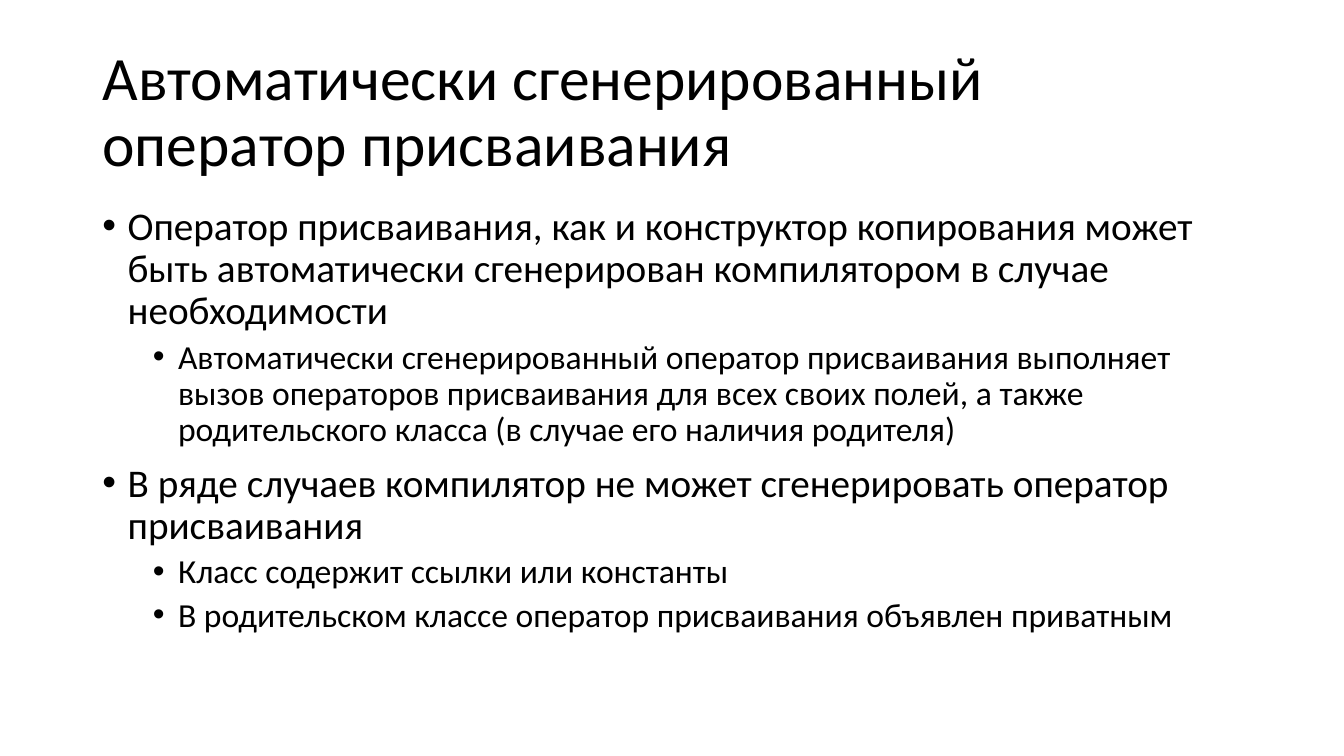
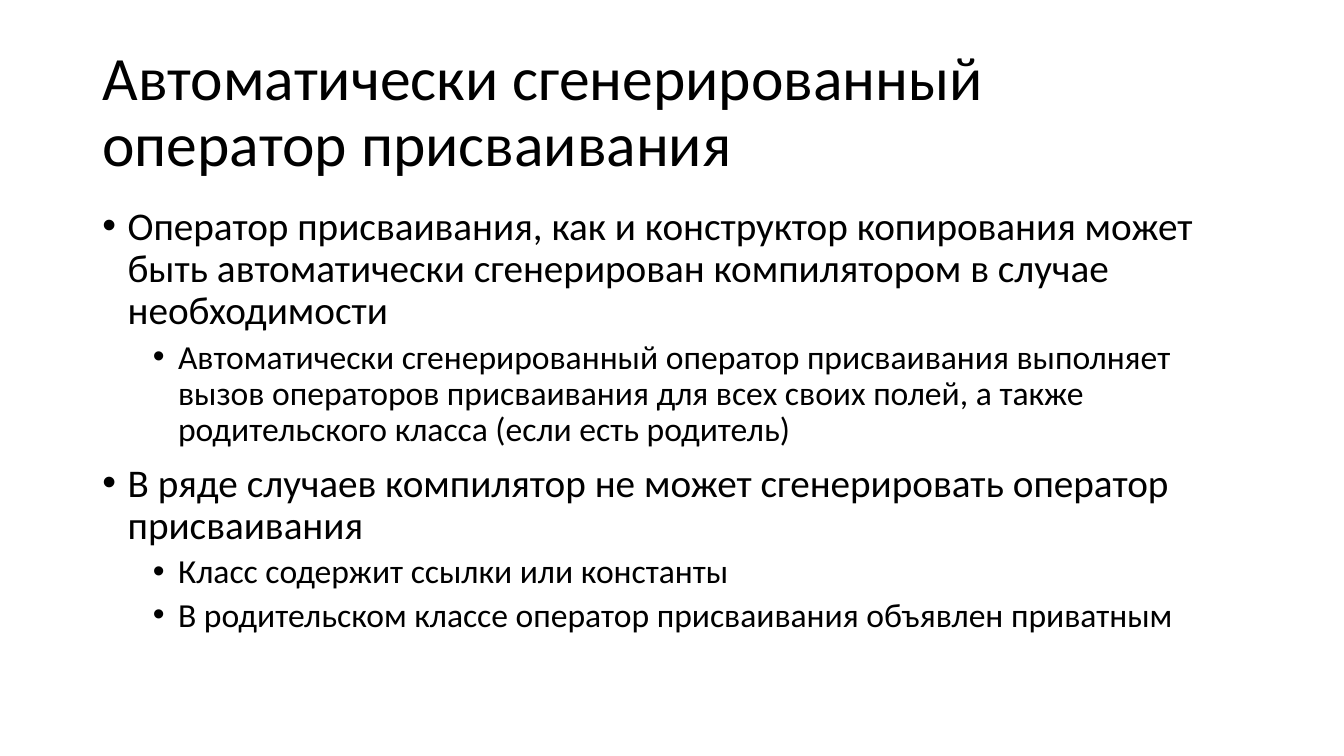
Before and after one commit to alexey-malov/oop, a slide deck: slide 108 of lectures/02/Основы ООП.pptx (slide 106 before the commit). Drawn at 1344x756 pixels with LibreOffice and Linux fonts; fonts in the diff are those of the drawing. Boxes give left, top, right and bottom in pixels: in the first picture for what was removed or moved away, otherwise in the second. Text is boxed around its words. In the diff, an @@ line names an element or a change of style, - is before the commit and + after.

```diff
--- a/lectures/02/Основы ООП.pptx
+++ b/lectures/02/Основы ООП.pptx
@@ text at [178,346,1171,447]: text changed @@
-  • Автоматически сгенерированный оператор присваивания выполняет вызов операторов присваивания для всех своих полей, а также родительского класса (в случае его наличия родителя)
+  • Автоматически сгенерированный оператор присваивания выполняет вызов операторов присваивания для всех своих полей, а также родительского класса (если есть родитель)
```
Also in this commit, not shown: 11 other slides changed, 10 slides added, 11 other files.
